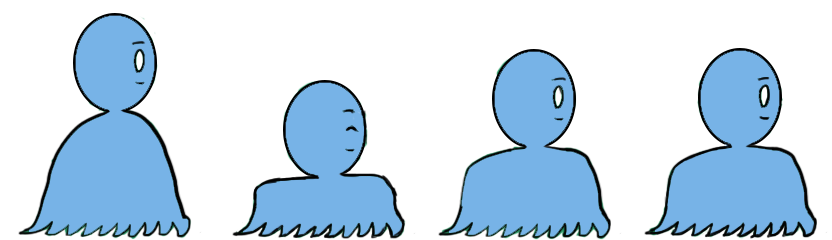
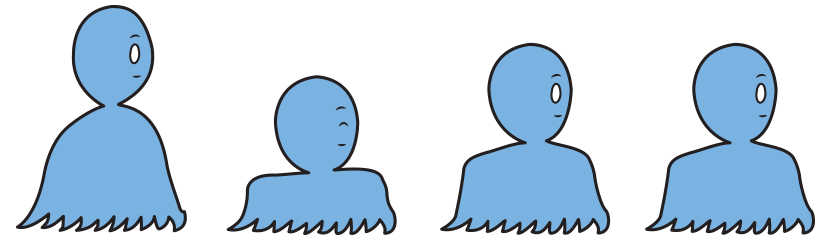
Before/after of a 832 × 240 layered artwork. What changed in the layer stack:
removed group "Group 8" (4 layers) over bbox(18, 13, 827, 240)
renamed "Layer 4" to "Layer 5", moved it out of group "Group 8", painted on it over bbox(16, 5, 827, 240)
removed layer "Layer 3" from group "Group 8" over bbox(232, 80, 415, 239)
removed layer "Layer 2" from group "Group 8" over bbox(438, 49, 621, 240)
removed layer "Layer 1" from group "Group 8" over bbox(18, 13, 201, 240)
